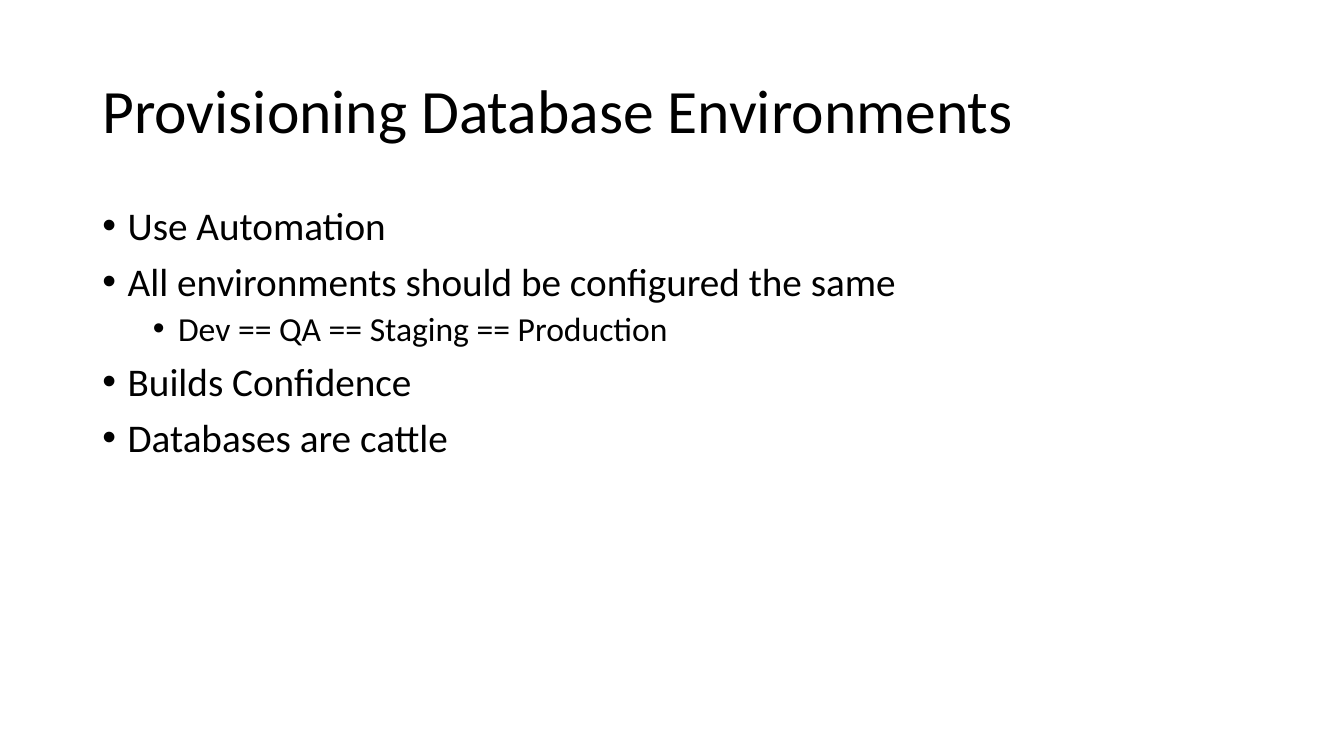
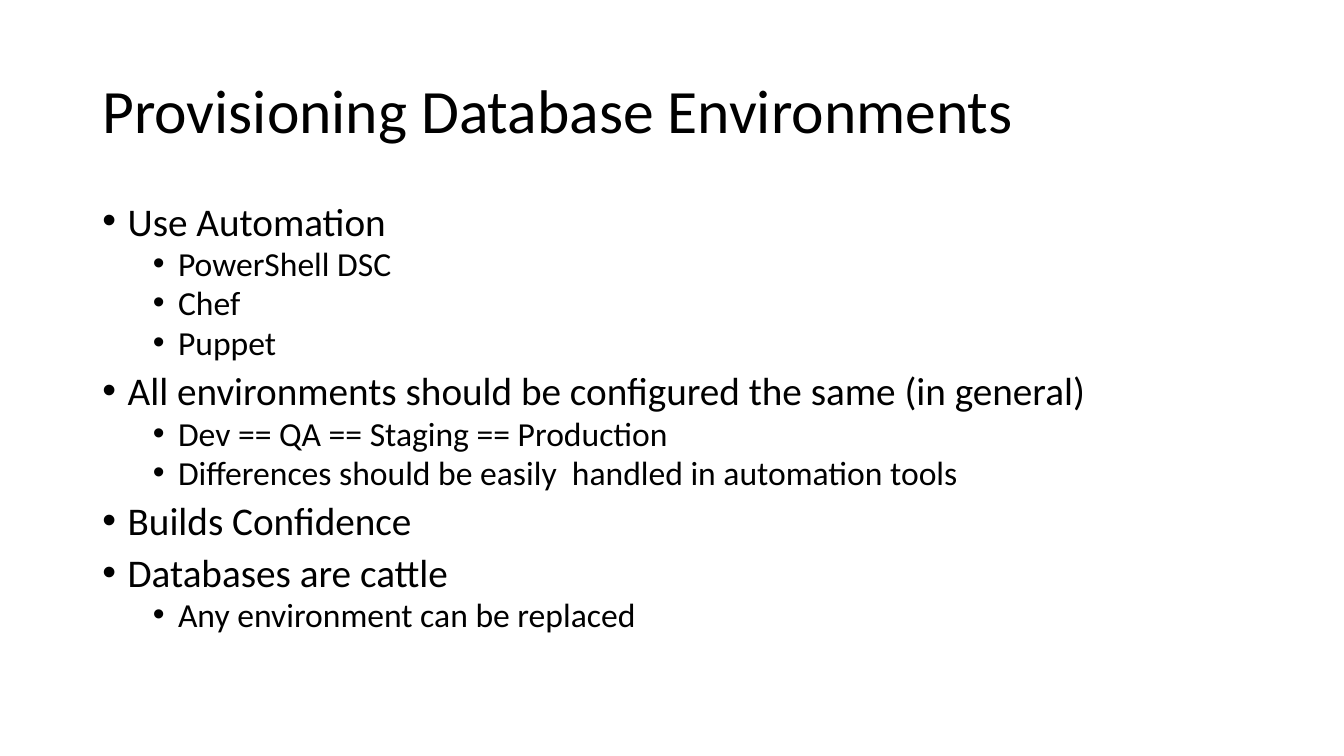
Before and after one commit to way0utwest/DatabaseDevOpsMS, a slide deck: slide 16 of Section 4 - Advanced Topics/4.0DatabaseDevOps.pptx (slide 8 before the commit). Drawn at 1344x756 pixels with LibreOffice and Linux fonts; fonts in the diff are those of the drawing. Boxes give left, top, right and bottom in pixels: in the first picture for what was removed or moved away, otherwise in the second. Text is boxed around its words. In the diff, an @@ line names an element or a change of style, - is before the commit and + after.

```diff
--- a/Section 4 - Advanced Topics/4.0DatabaseDevOps.pptx
+++ b/Section 4 - Advanced Topics/4.0DatabaseDevOps.pptx
@@ text at (128,209,668,588): line spacing 0.9 to 0.8 @@
@@ text at (128,252,1085,412): text changed @@
-• All environments should be configured the same
+  • PowerShell DSC
+  • Chef
+  • Puppet
+• All environments should be configured the same (in general)
@@ text at (178,461,957,491): paragraph added @@
+  • Differences should be easily handled in automation tools
@@ text at (178,603,635,633): paragraph added @@
+  • Any environment can be replaced
```
Also in this commit, not shown: 2 other slides changed, 10 slides added, 14 other files.
